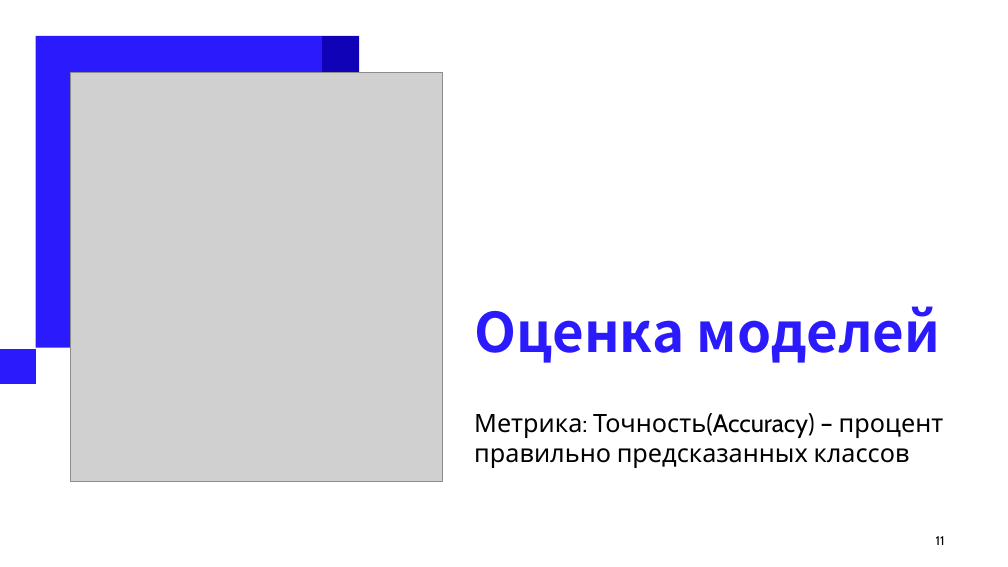
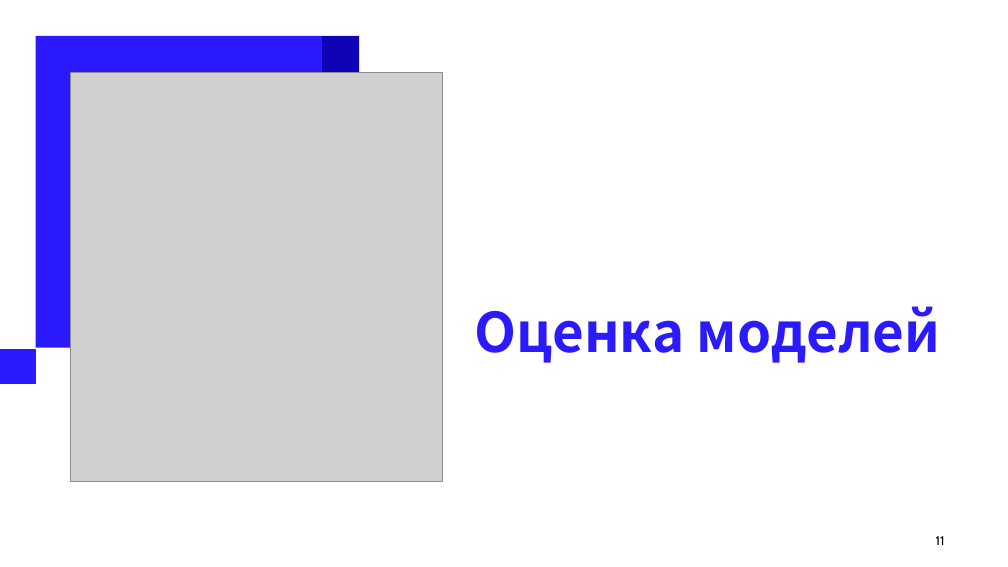
Before and after one commit to woofiwaffle/Projects_ML_BD, a slide deck: slide 11 of BigData/labwork1/Presentation.pptx. Drawn at 1008x567 pixels with LibreOffice and Linux fonts; fonts in the diff are those of the drawing; grey boxes stand for pictures. Boxes give left, top, right and bottom in pixels: in the first picture for what was removed or moved away, otherwise in the second. Text is boxed around its words. In the diff, an @@ line names an element or a change of style, - is before the commit and + after.

Commit message:
Presentation ver.2

```diff
--- a/BigData/labwork1/Presentation.pptx
+++ b/BigData/labwork1/Presentation.pptx
@@ subtitle removed at box(474, 413, 944, 468) @@
-Метрика: Точность(Accuracy) – процент правильно предсказанных классов
```
Also in this commit, not shown: 3 other slides changed.
